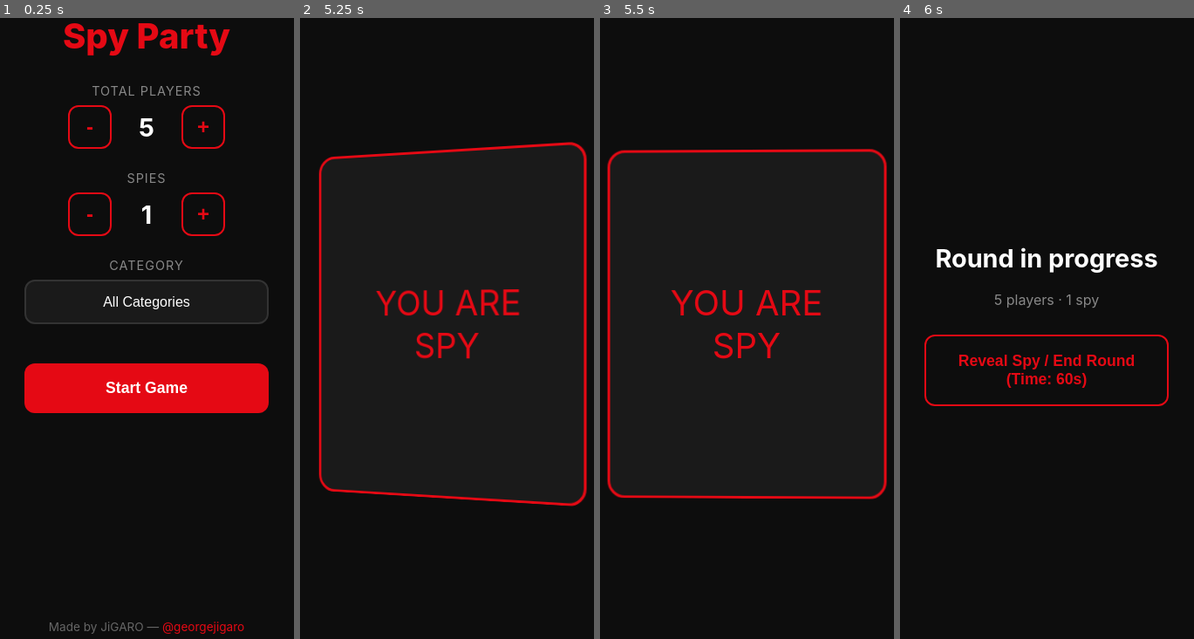
Above: before the commit, frames 1-4 (left to right).
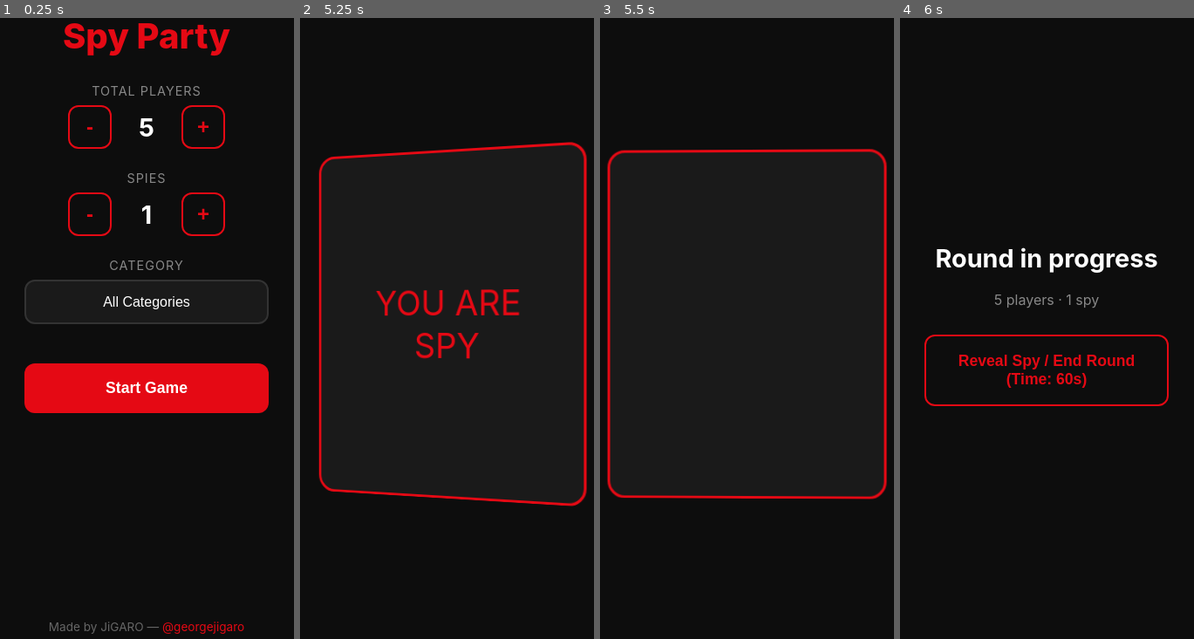
Above: after the commit, the same moments.

Repository: JiGARO-jpg/SpyGame
Game: browser game, page index.html
Same seed, same stepped clock (60 frames per second), same inputs: the game is played once before the commit and once after it.
Inputs (mouse positions are in pixels of both pictures, inside the frame that each line leads up to):
- Up to frame 1 (0.25 s): no input
- Up to frame 2 (5.25 s): click "Start Game" at 0.27 s; click (447, 322) at 1.27 s; click (447, 309) at 1.87 s; click (447, 309) at 2.02 s; click (447, 322) at 2.47 s; click (447, 322) at 3.07 s; click (447, 347) at 3.67 s; click (447, 322) at 4.27 s; click (447, 309) at 4.52 s; click (447, 322) at 4.87 s
- Up to frame 3 (5.5 s): click (747, 322) at 5.47 s
- Up to frame 4 (6 s): no input

Frames 1-2 are identical in both runs. In frame 3, 1.1% of the frame differs, in the area x 24-76%, y 43-55%; in frame 4, nothing differs.

Commit message:
Add files via upload

Diff:
--- a/app.js
+++ b/app.js
@@ -149,6 +149,10 @@
     card.classList.add('flipped');
   } else {
     // Second tap: hide card and advance
+    // CRITICAL: Clear old content BEFORE starting the flip transition,
+    // so there's no leftover "YOU ARE SPY" or word visible during the animation.
+    cardBack.innerHTML = '';
+
     card.classList.remove('flipped');
     isFlipped = false;
 
